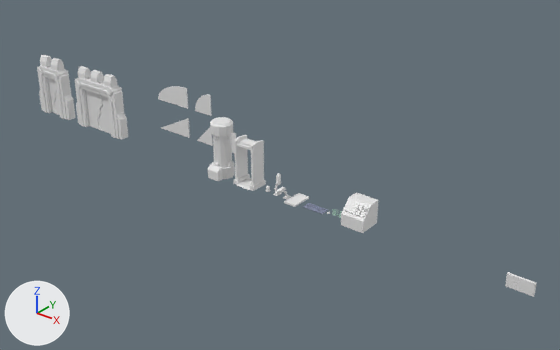
Renders of the Blender file Blender/Main Scene/Props.blend from each side of a commit.
Camera for both pictures: a 50 mm lens placed at (14.7, -44.3, 29.3), pointed at (-23.0, 2.9, 0.1). Lighting does not change. The marker at lower left points along +X, +Y and +Z.

Names of what the first picture shows: '1x2 Doorframe', '2x2 Door_1', '2x2 Doorframe', 'BioCapsule', 'E_Desk_1', 'Glass_1x1', 'Glass_1x1_45Angle', 'Glass_1x1_45Curve', 'Glass_1x2_45Angle', 'Glass_1x2_45Curve', 'Metal_Detector', 'Vent'.
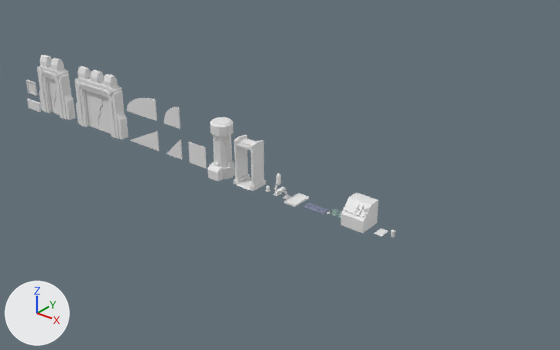
Commit message: More props

What changed in the scene script:
```text
Add me_plane:
    me_plane.from_pydata([(-0.35, -0.5, 0.0), (0.35, -0.5, 0.0), (-0.35, 0.5, 0.0), (0.35, 0.5, 0.0)], [], [(0, 1, 3, 2)])
Add me_cube_016:
    me_cube_016.from_pydata([(-0.6, -0.2, -0.6), (-0.6, -0.2, 0.6), (-0.7, 0.0, -0.7), (-0.7, 0.0, 0.7), (0.6, -0.2, -0.6), (0.6, -0.2, 0.6), (0.7, 0.0, -0.7), (0.7, 0.0, 0.7), (-0.7, -0.2, -0.7), (-0.7, -0.2, 0.7), (0.7, -0.2, 0.7), (0.7, -0.2, -0.7), (-0.6, -0.1, -0.6), (-0.6, -0.1, 0.6), (0.6, -0.1, 0.6), (0.6, -0.1, -0.6)], [], [(8, 9, 3, 2), (2, 3, 7, 6), (6, 7, 10, 11), (0, 4, 15, 12), (2, 6, 11, 8), (7, 3, 9, 10), (0, 1, 9, 8), (5, 4, 11, 10), (4, 0, 8, 11), (1, 5, 10, 9), (15, 14, 13, 12), (1, 0, 12, 13), (5, 1, 13, 14), (4, 5, 14, 15)])
Change ob_glass_1x1:
    ob_glass_1x1.location: (-30.0, 4.0, 1.0) -> (-30.0, 0.0, 1.0)
Change ob_glass_1x1_45angle:
    ob_glass_1x1_45angle.location: (-33.0, 4.0, 1.0) -> (-33.0, 0.0, 1.0)
Change ob_glass_1x1_45curve:
    ob_glass_1x1_45curve.location: (-33.0, 4.0, 4.0) -> (-33.0, 0.0, 4.0)
Change ob_glass_1x2_45angle:
    ob_glass_1x2_45angle.location: (-37.0, 4.0, 1.0) -> (-37.0, 0.0, 1.0)
Change ob_glass_1x2_45curve:
    ob_glass_1x2_45curve.location: (-37.0, 4.0, 4.0) -> (-37.0, 0.0, 4.0)
Change ob_vent:
    ob_vent.location: (0.0, 0.0, 0.0) -> (-54.0, 0.0, 0.0)
Add ob_paper_1:
    ob_paper_1 = bpy.data.objects.new('Paper_1', me_plane)
    ob_paper_1.location = (-11.0, 0.0, 0.0)
Add ob_sign:
    ob_sign = bpy.data.objects.new('Sign', me_cube_016)
    ob_sign.location = (-54.0, 0.0, 2.0)
```

Changed parts and their boxes [x1, y1, x2, y2] in the pictures (560 x 350 px):
'Glass_1x2_45Curve', moved: before [158, 86, 188, 109]; after [127, 98, 157, 121]
'Glass_1x2_45Angle', moved: before [161, 118, 190, 138]; after [130, 131, 159, 151]
'Vent', moved: before [505, 272, 537, 297]; after [27, 99, 41, 112]
'Glass_1x1_45Curve', moved: before [195, 95, 212, 116]; after [164, 107, 180, 129]
'Glass_1x1', moved: before [231, 133, 236, 153]; after [188, 142, 207, 168]
'Glass_1x1_45Angle', moved: before [197, 128, 213, 146]; after [167, 139, 182, 160]
'Sign', added: after [26, 80, 37, 95]
'Paper_1', added: after [374, 228, 388, 236]
